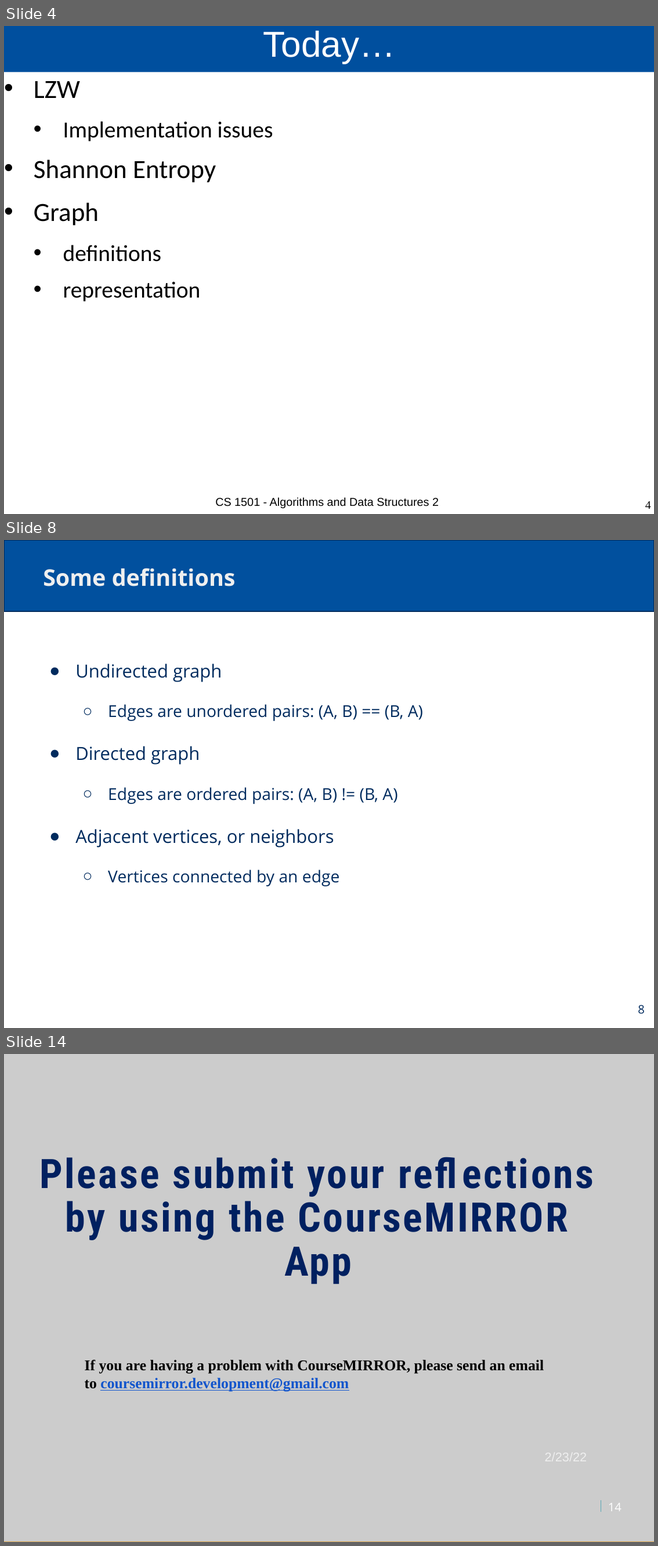
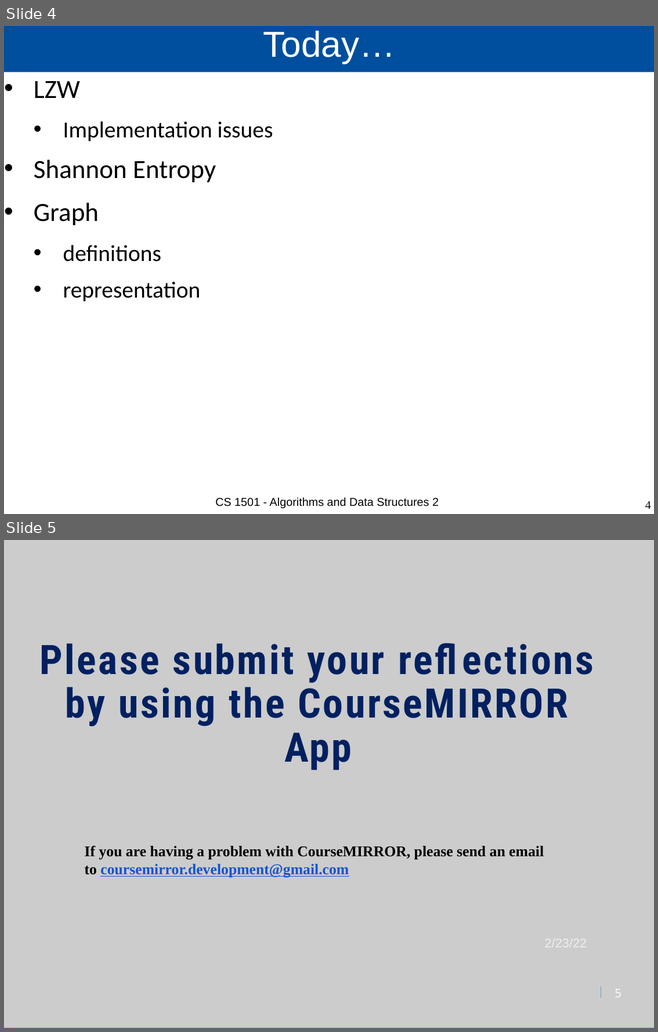
Before and after one commit to cs1501-2224/handouts, a slide deck: DraftSlides/Lecture15.pptx. Shown one above the other, each under a label of ours: slides 4, 8 and 14 before the commit, slides 4 and 5 after it; the slides between them are not shown. The pictures are 658x1546 and 658x1032 pixels, drawn with LibreOffice and Linux fonts; fonts in the diff are those of the drawing; background and template pictures are left out. Boxes give left, top, right and bottom in pixels: in the first picture for what was removed or moved away, otherwise in the second. Text is boxed around its words. In the diff, an @@ line names an element or a change of style, - is before the commit and + after.

```diff
--- a/DraftSlides/Lecture15.pptx
+++ b/DraftSlides/Lecture15.pptx
@@ slide 8 removed at [4,540,654,1028], background #FFFFFF; not listed: 1 template element that a slide beside it also shows @@
@@ title removed at [43,568,235,586] @@
-Some definitions
@@ text removed at [75,664,423,886] @@
-● Undirected graph
-  ○ Edges are unordered pairs: (A, B) == (B, A)
-● Directed graph
-  ○ Edges are ordered pairs: (A, B) != (B, A)
-● Adjacent vertices, or neighbors
-  ○ Vertices connected by an edge
@@ page number removed at [637,1005,644,1014] @@
-8
@@ what was slide 14 is now slide 5 @@
@@ page number at [614,989,621,997]: text changed @@
-14
+5
```
Also in this commit, not shown: 8 other slides removed, 2 other files.
